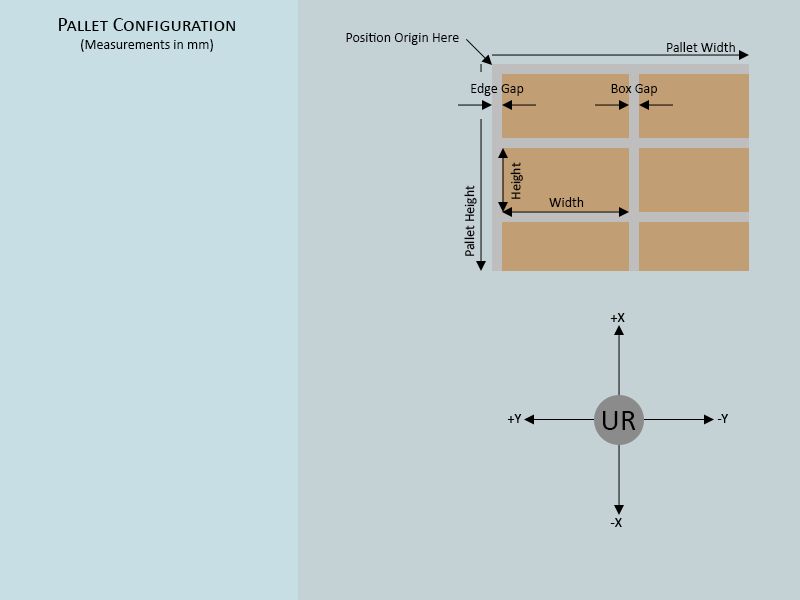
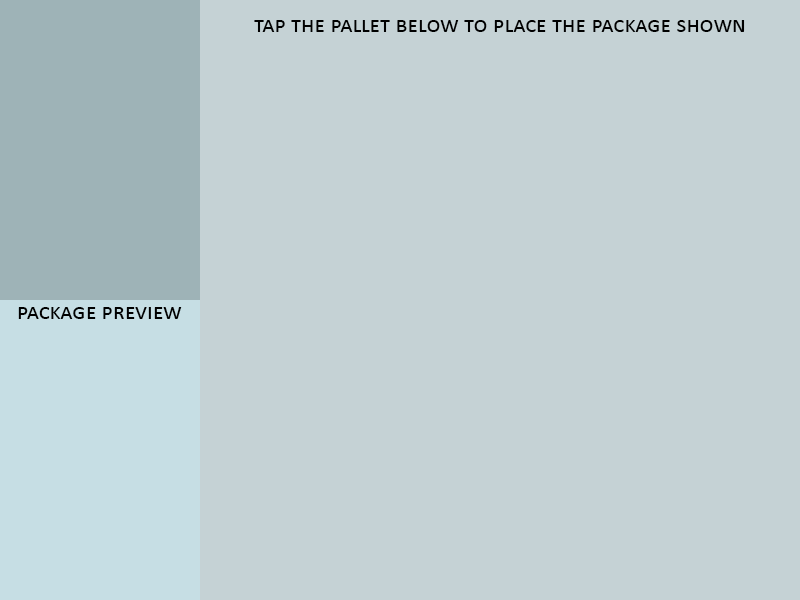
Layered file, before and after one edit (800x600). Changes by layer:
removed layer "rot_4" over [507, 313, 728, 527]
added group "PALLET" with 4 layers above "CONFIGURE" over [18, 20, 745, 319]
added layer "package preview" in group "PALLET" over [18, 307, 182, 319]
renamed "Pallet Pallet" to "tap the pallet below to place the package shown", showed it, moved it into group "PALLET", painted on it over [22, 13, 745, 32]
renamed "Configure - Pallet" to "PALLET INFO", moved it into group "CONFIGURE" over [75, 0, 749, 559]
moved "Pallet Configuration (Measurements in mm)" into group "CONFIGURE" over [59, 18, 235, 52]
removed layer "Layer 3" over [0, 0, 749, 600]
removed layer "Background" over [0, 0, 749, 600]
